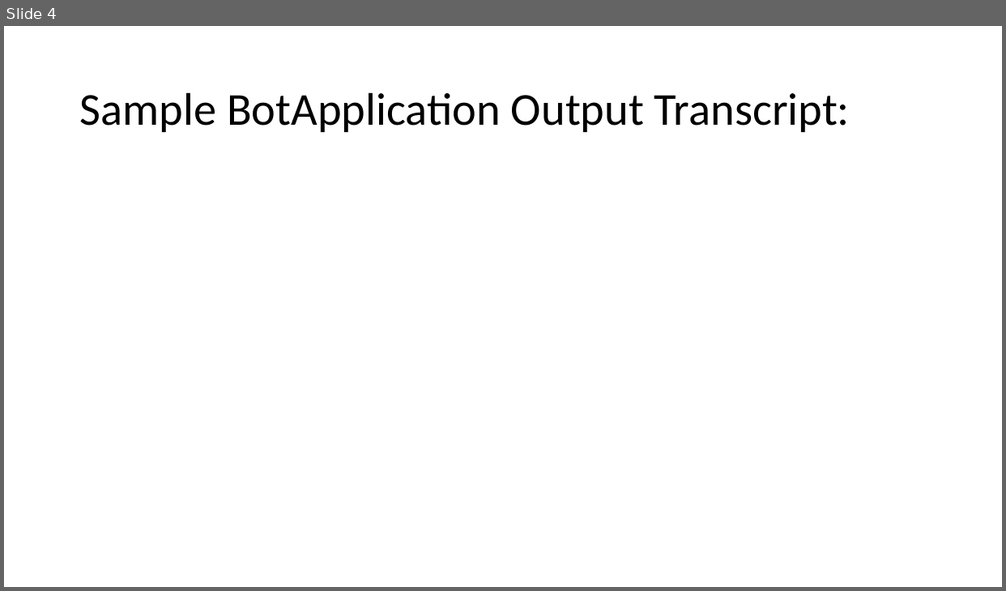
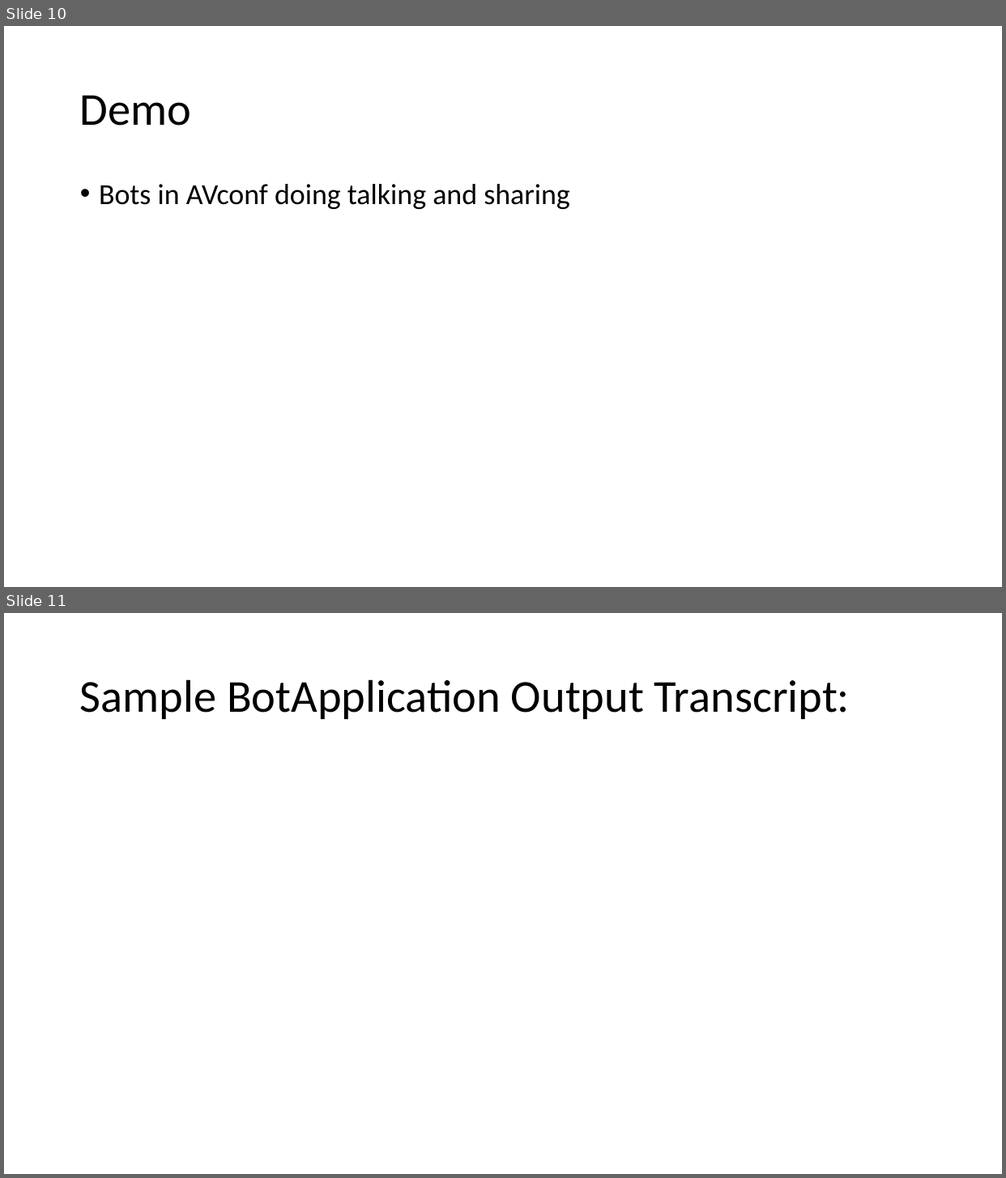
Before and after one commit to saluber/LyncMeetingTranscript, a slide deck: LyncMeetingTranscript.pptx. Shown one above the other, each under a label of ours: slide 4 before the commit, slides 10 and 11 after it. The pictures are 1006x591 and 1006x1178 pixels, drawn with LibreOffice and Linux fonts; fonts in the diff are those of the drawing. Boxes give left, top, right and bottom in pixels: in the first picture for what was removed or moved away, otherwise in the second. Text is boxed around its words. In the diff, an @@ line names an element or a change of style, - is before the commit and + after.

```diff
--- a/LyncMeetingTranscript.pptx
+++ b/LyncMeetingTranscript.pptx
@@ slide 10 added at box(4, 26, 1002, 587), background #FFFFFF @@
@@ title added at box(80, 95, 192, 126), 44 pt, text #000000 @@
+Demo
@@ text added at box(99, 184, 570, 209), 28 pt, text #000000 @@
+• Bots in AVconf doing talking and sharing
@@ what was slide 4 is now slide 11 @@
```
Also in this commit, not shown: 1 slide changed, 12 other slides added, 1 slide removed, 13 other files.
